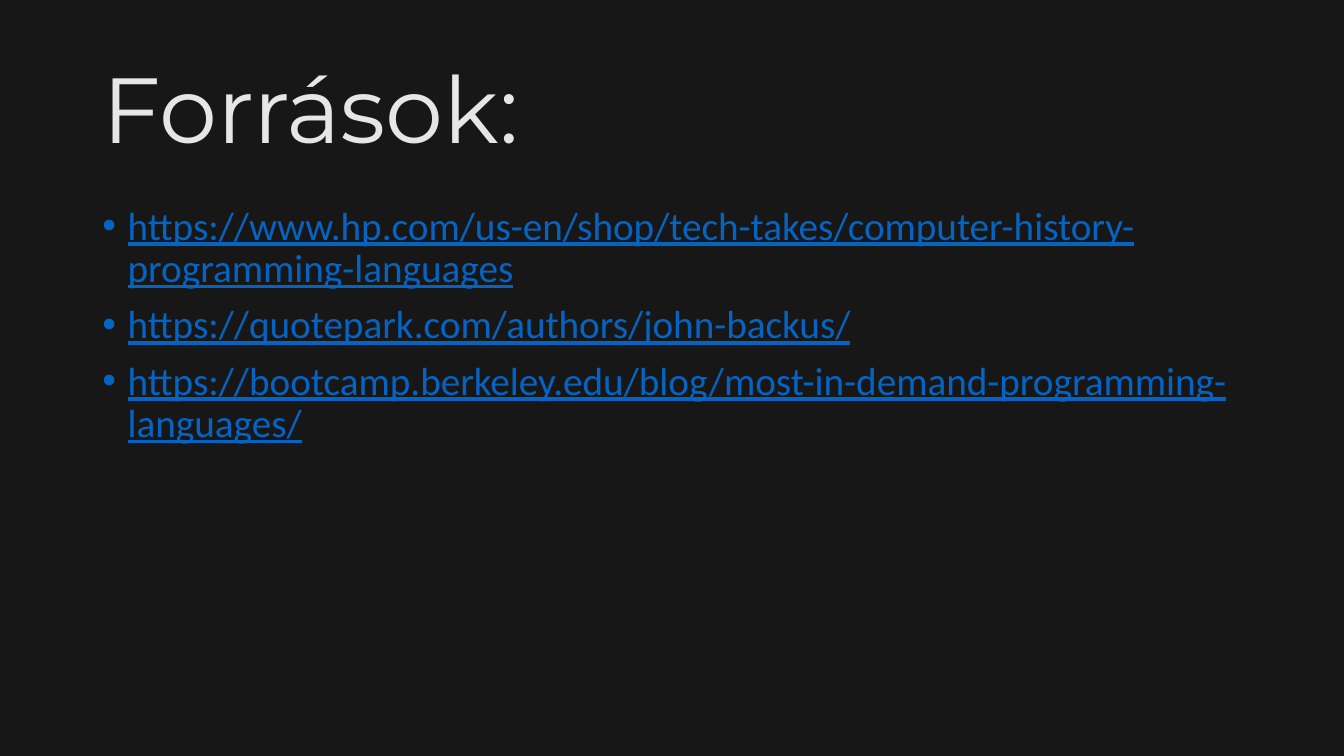
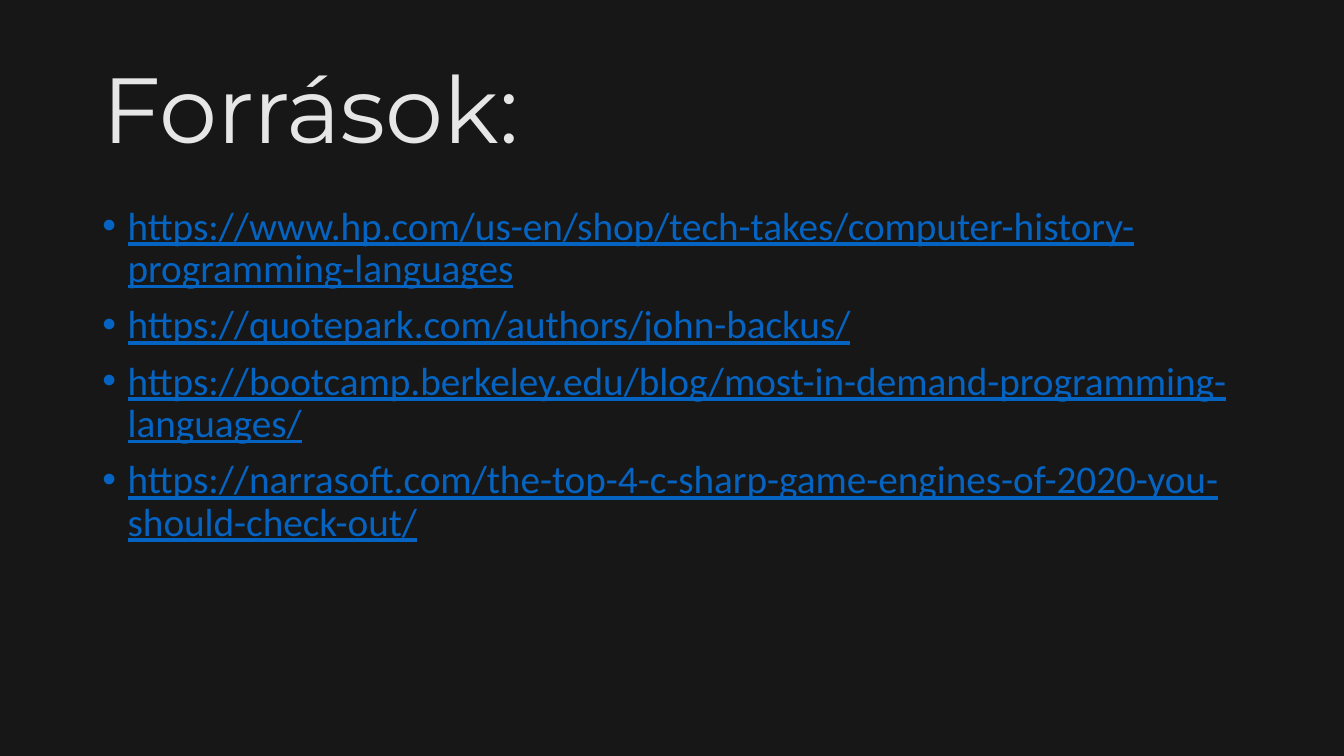
Before and after one commit to PiciMadar/IKTproba01, a slide deck: slide 8 of szakmaivalamiigen.pptx (slide 10 before the commit). Drawn at 1344x756 pixels with LibreOffice and Linux fonts; fonts in the diff are those of the drawing. Boxes give left, top, right and bottom in pixels: in the first picture for what was removed or moved away, otherwise in the second. Text is boxed around its words. In the diff, an @@ line names an element or a change of style, - is before the commit and + after.

```diff
--- a/szakmaivalamiigen.pptx
+++ b/szakmaivalamiigen.pptx
@@ text at (x1=128, y1=466, x2=1218, y2=542): paragraph added @@
+• https://narrasoft.com/the-top-4-c-sharp-game-engines-of-2020-you-should-check-out/
```
Also in this commit, not shown: 1 other slide changed, 1 slide added, 3 slides removed.
